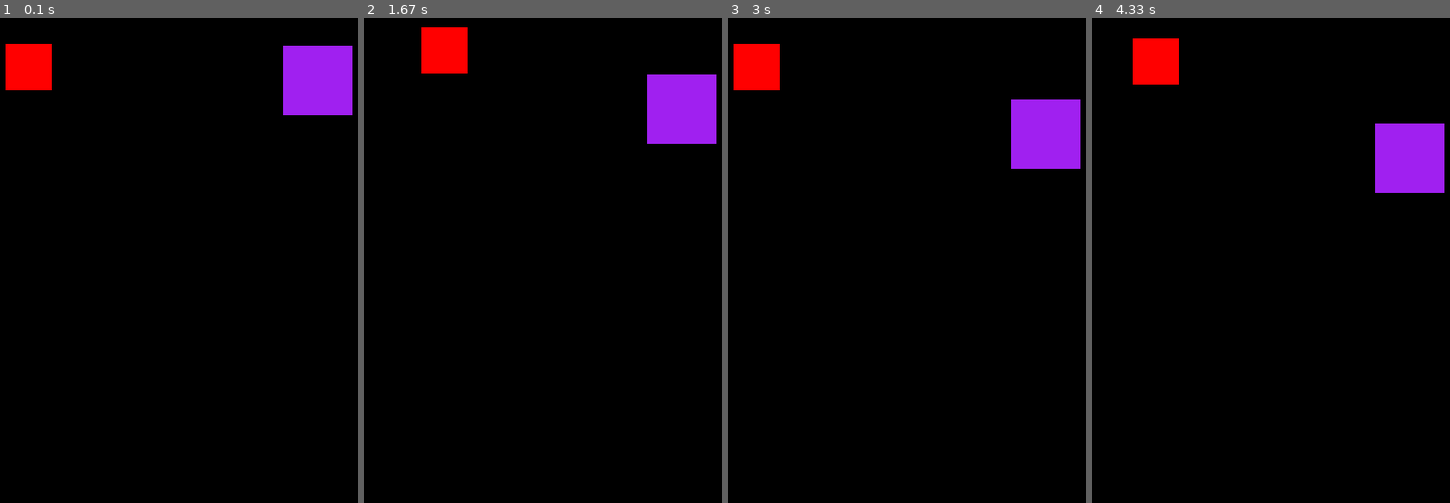
Above: before the commit, frames 1-4 (left to right).
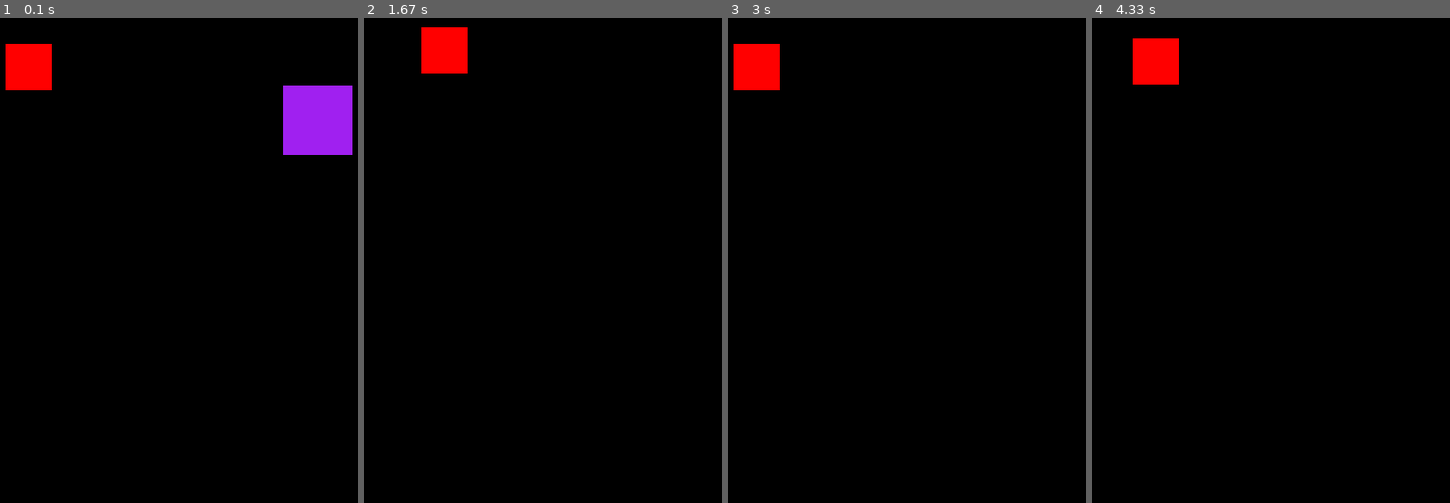
Above: after the commit, the same moments.

Repository: FRANCISCODANIEL03/Proyectos-PYTHON
Game: pygame game, started from JUEGO/pygame1.py
Same seed, same stepped clock (60 frames per second), same inputs: the game is played once before the commit and once after it.
Inputs:
- Up to frame 1 (0.1 s): no input
- Up to frame 2 (1.67 s): hold D 0.33-0.8 s; hold W 0.83-1.13 s; hold D 1.17-1.63 s
- Up to frame 3 (3 s): hold A 1.67-2.2 s; hold S 2.23-2.53 s; hold A 2.57-2.97 s
- Up to frame 4 (4.33 s): hold W 3-3.37 s; hold D 3.4-4.03 s; hold S from 4.07 s (still down)

The runs differ from the first frame. In frame 1, 3.2% of the frame differs, in the area x 79-99%, y 5-29%; in frame 2, 2.8%; in frame 3, 2.8%; in frame 4, 2.8%.

Commit message:
change velocity

Diff:
--- a/JUEGO/enemigo.py
+++ b/JUEGO/enemigo.py
@@ -6,7 +6,7 @@
         self.y = y
         self.ancho = 75
         self.alto = 75
-        self.velocidad = .33
+        self.velocidad = 5
         self.color = "purple"
         self.rect = pygame.Rect(self.x, self.y, self.ancho, self.alto)
 
